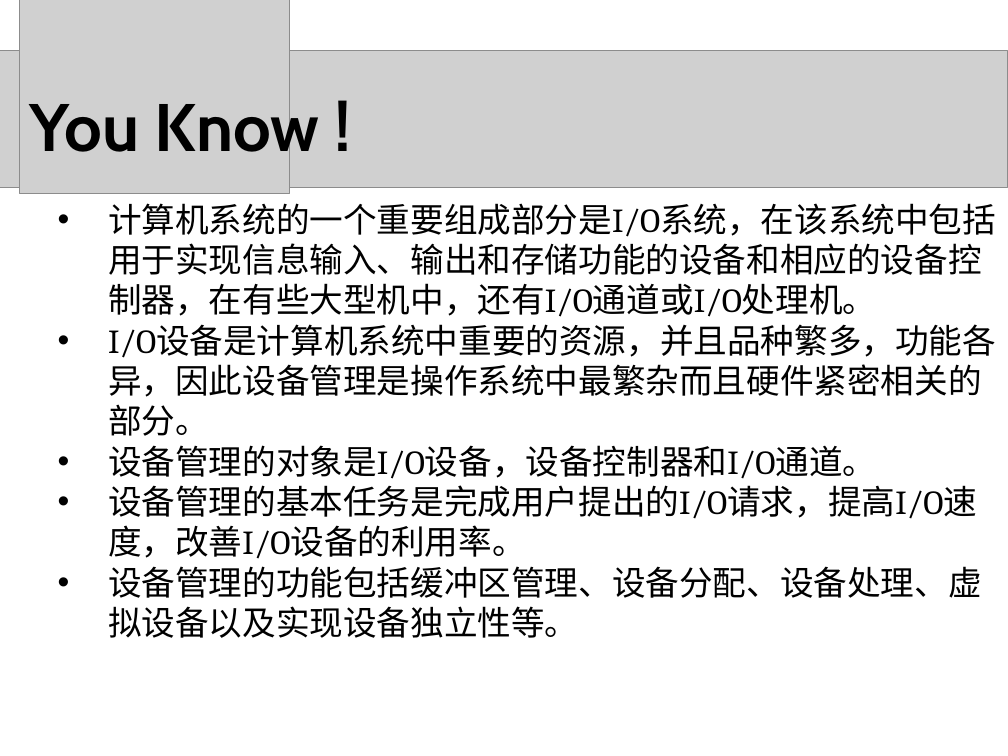
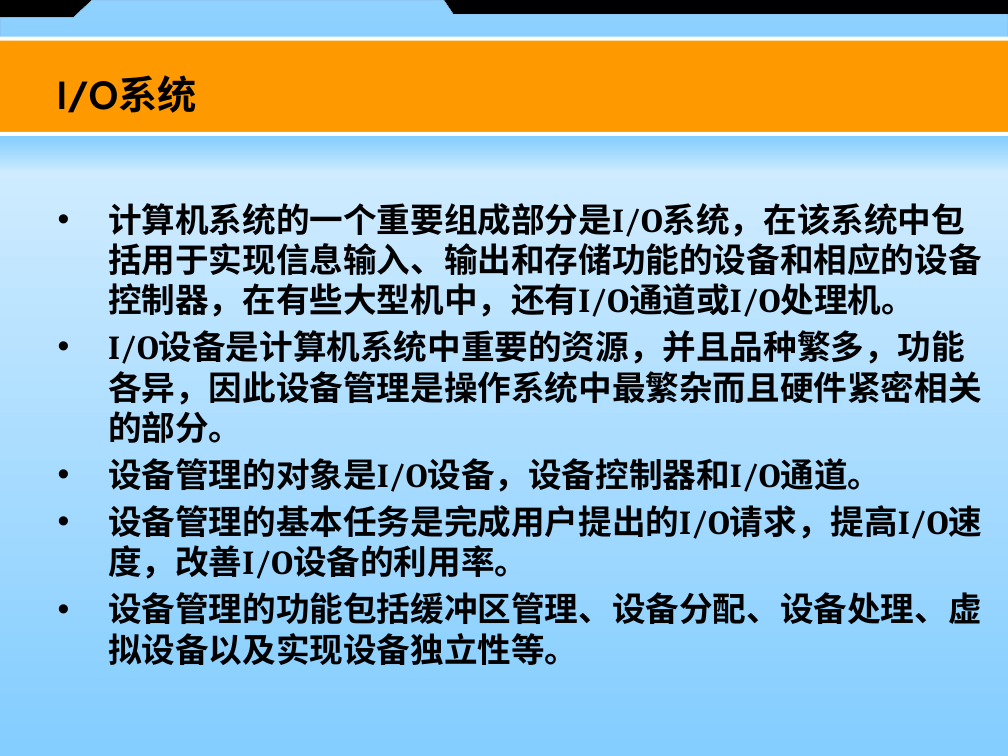
Before and after one commit to zeemeil/zeemeil.github.io, a slide deck: slide 5 of files/2025_2_OS/1015_OS_device.pptx. Drawn at 1008x756 pixels with LibreOffice and Linux fonts; fonts in the diff are those of the drawing; grey boxes stand for pictures. Boxes give left, top, right and bottom in pixels: in the first picture for what was removed or moved away, otherwise in the second. Text is boxed around its words. In the diff, an @@ line names an element or a change of style, - is before the commit and + after.

```diff
--- a/files/2025_2_OS/1015_OS_device.pptx
+++ b/files/2025_2_OS/1015_OS_device.pptx
@@ background #FFFFFF to #000000 @@
@@ freeform shape added at (0,0,1008,77), fill gradient #83CDFF to #98D3FF, outline #878FA5 0.1 pt @@
@@ picture removed at (20,0,290,194) @@
@@ picture removed at (0,50,1008,187) @@
@@ rectangle added at (0,38,1008,136), fill #FF9900 @@
@@ rectangle added at (0,36,1008,40), fill #FFFFFF @@
@@ text added at (56,76,196,113), 28 pt, text #000000, bold @@
+I/O系统
@@ title removed at (30,94,319,166) @@
-You Know !
@@ rectangle added at (0,132,1008,756), fill gradient #DEEFFF to #83CDFF @@
@@ rectangle added at (0,136,1008,171), fill gradient #83CDFF to #D7ECFF @@
@@ rectangle added at (0,132,1008,136), fill #FFFFFF @@
@@ text "计算机系统的一个重要组成部分是I/O系统，在该系统中包括用于实现信息输入、输出和存储功能的设备和相应的设备控制器，在有些 ..." at (108,203,982,665): bold on @@
```
Also in this commit, not shown: 7 other slides changed, 104 slides added, 103 slides removed, 11 other files.
